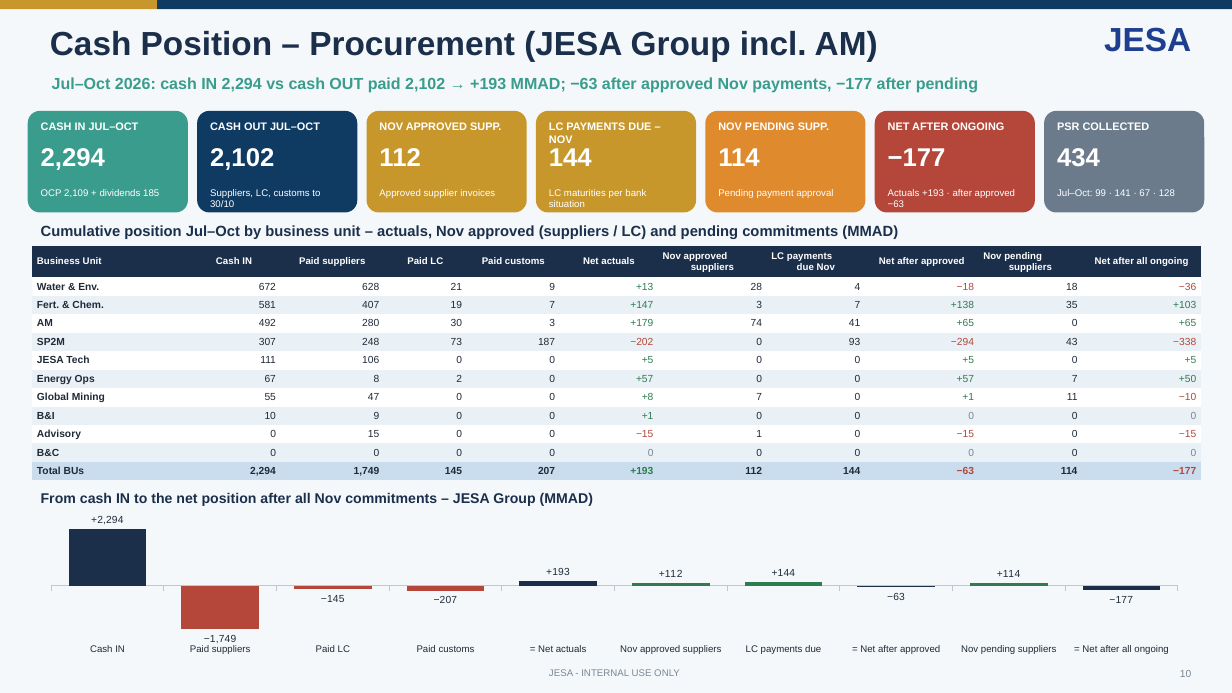
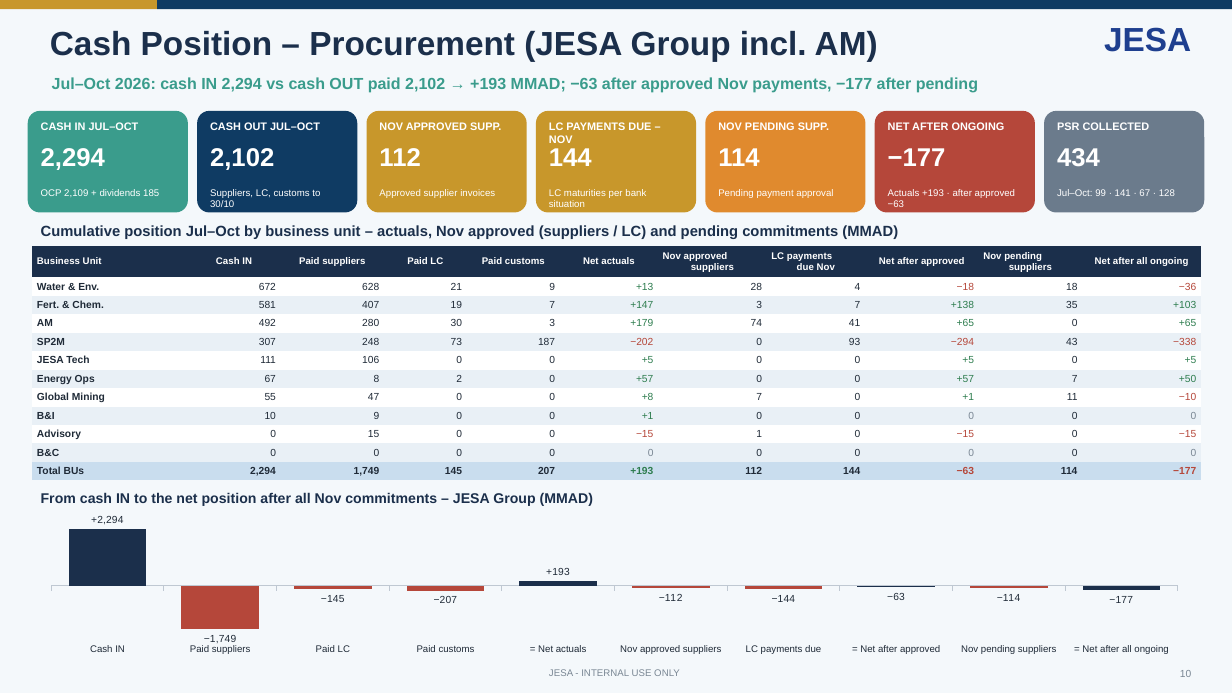
Before and after one commit to cherkaouihassan-art/Skills-Repo, a slide deck: slide 10 of weekly-ar-cash-deck/output/JESA_AR_Cash_Position_Nov_W1_2026-11-04_DRAFT.pptx. Drawn at 1232x693 pixels with LibreOffice and Linux fonts; fonts in the diff are those of the drawing. Boxes give left, top, right and bottom in pixels: in the first picture for what was removed or moved away, otherwise in the second. Text is boxed around its words. In the diff, an @@ line names an element or a change of style, - is before the commit and + after.

```diff
--- a/weekly-ar-cash-deck/output/JESA_AR_Cash_Position_Nov_W1_2026-11-04_DRAFT.pptx
+++ b/weekly-ar-cash-deck/output/JESA_AR_Cash_Position_Nov_W1_2026-11-04_DRAFT.pptx
@@ column chart at (x1=28, y1=508, x2=1202, y2=658) @@
@@ Series 1, Nov approved suppliers: 112 to -112 @@
@@ Series 1, LC payments due: 144 to -144 @@
@@ Series 1, Nov pending suppliers: 114 to -114 @@
@@ colours of single points changed @@
```
Also in this commit, not shown: 1 other file.
